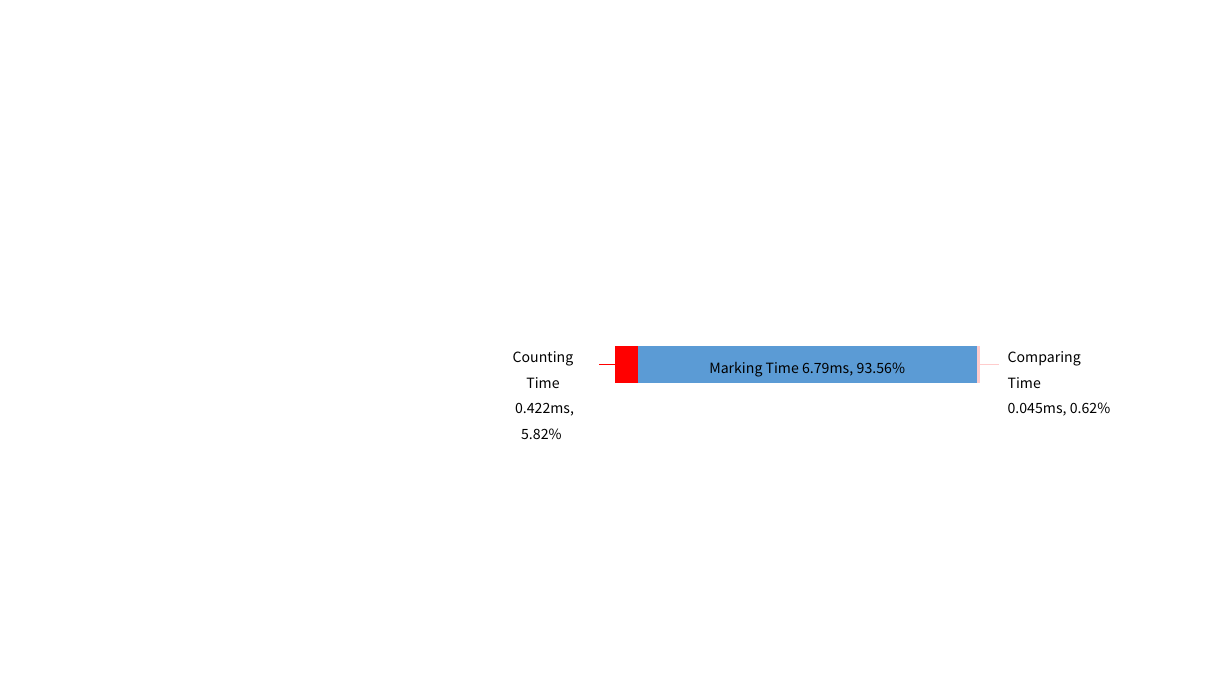
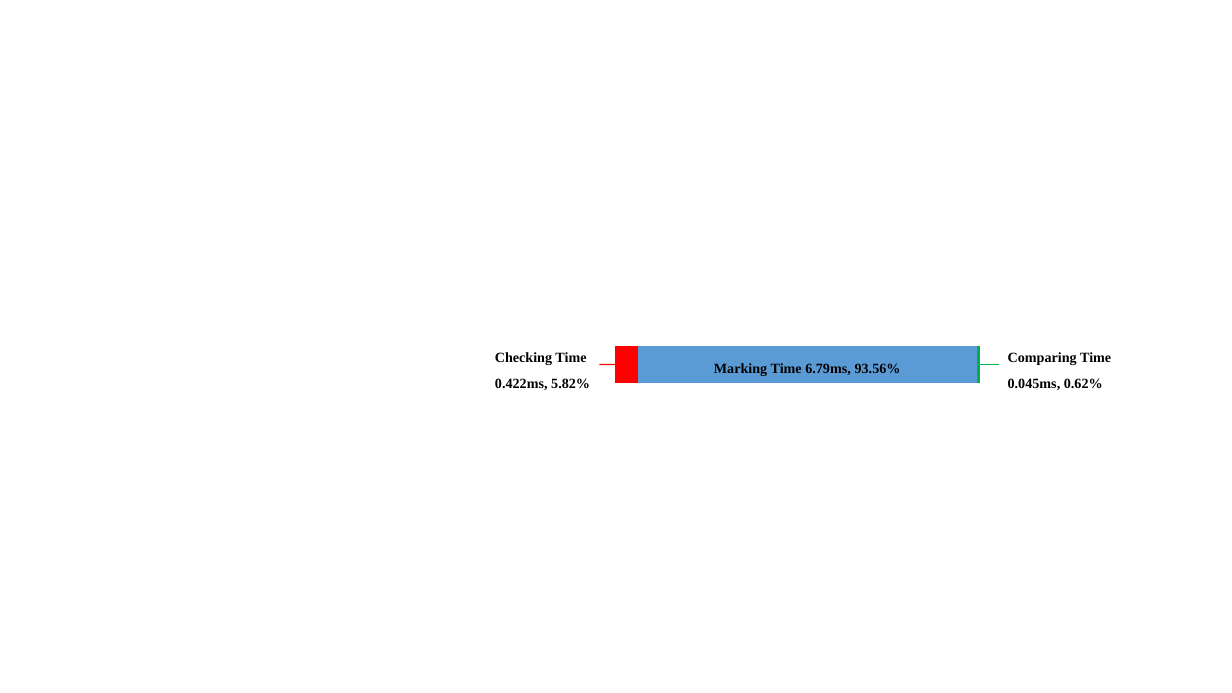
Before and after one commit to shiwanghua/HEM, a slide deck: slide 1 of pictures/REINTimeDistribution.pptx. Drawn at 1232x693 pixels with LibreOffice and Linux fonts; fonts in the diff are those of the drawing. Boxes give left, top, right and bottom in pixels: in the first picture for what was removed or moved away, otherwise in the second. Text is boxed around its words. In the diff, an @@ line names an element or a change of style, - is before the commit and + after.

```diff
--- a/pictures/REINTimeDistribution.pptx
+++ b/pictures/REINTimeDistribution.pptx
@@ text at (495, 352, 586, 365): text changed; font Noto Sans CJK SC to Times New Roman; bold on @@
-Counting Time
+Checking Time
@@ rectangle "Marking Time 6.79ms, 93.56%" at (638, 347, 978, 383): font Noto Sans CJK SC to Times New Roman, bold on @@
@@ rectangle at (978, 347, 980, 383): fill #FFCCCC to #00B050; outline #FFCCCC 1 pt to #00B050 1 pt @@
@@ text "Comparing Time" at (1008, 352, 1111, 390): font Noto Sans CJK SC to Times New Roman, bold on @@
@@ text at (495, 378, 590, 390): font Noto Sans CJK SC to Times New Roman, bold on in "0.422ms, 5.82%" @@
@@ line (980, 365) - (999, 365): stroke #FFCCCC 1 pt to #00B050 1 pt @@
```
Also in this commit, not shown: 27 other files.
